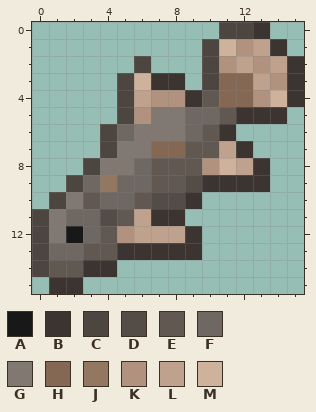
Edited in one commit: pixel-art sprite (assets/minecraft/optifine/cit/items/rohstoffe/fische/hecht.png). Above: the version before the commit.
The file is 16x16 pixels.
Palette (. is transparent): A #171817  B #3b3430  C #4d4540  D #544c46  E #615852  F #6f6761  G #807871  H #856854  J #947760  K #b0927f  L #bfa28e  M #ceb29c
And afterwards:
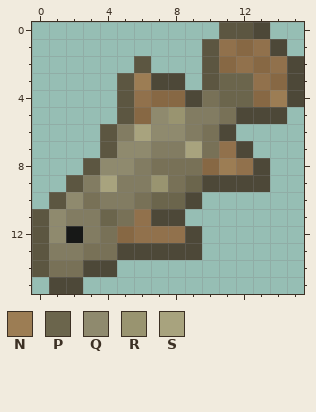
Colours new in this view: N #9c7d54  P #6b654c  Q #8f8a6e  R #999470  S #a8a37e
The edit:
Colour B changes from #3b3430 to #4d4838.
Colour C changes from #4d4540 to #5c5641.
Colour E changes from #615852 to #787157.
Colour F changes from #6f6761 to #827c62.
Colour K changes from #b0927f to #876844.
Colour L changes from #bfa28e to #91714c.
The edit turns colour H into colour F in row 7 at x 7 to 8.
The edit turns colour M into colour L in row 1 at x 11.
The edit turns colour M into colour N in row 3 at x 6; in row 4 at x 14; in row 8 at x 11.
The edit turns colour D into colour P in row 9 at x 9; in row 10 at x 7 to 8; in row 11 at x 4.
The edit turns colour H into colour P in rows 3 to 4 at x 11 to 12.
The edit turns colour G into colour Q in row 5 at x 7; in row 6 at x 7 to 8; in row 7 at x 5 to 6; in row 8 at x 4 to 5; in row 10 at x 2; in rows 11 to 12 at x 1.
The edit turns colour E into colour R in row 9 at x 7.
The edit turns colour G into colour R in row 5 at x 8.
The edit turns colour E into colour S in row 7 at x 9.
The edit turns colour G into colour S in row 6 at x 6.
The edit turns colour J into colour S in row 9 at x 4.
Where, in picture pixels (left, top, right, bottom), the same in both pictures:
changed: (32, 22, 304, 294)
